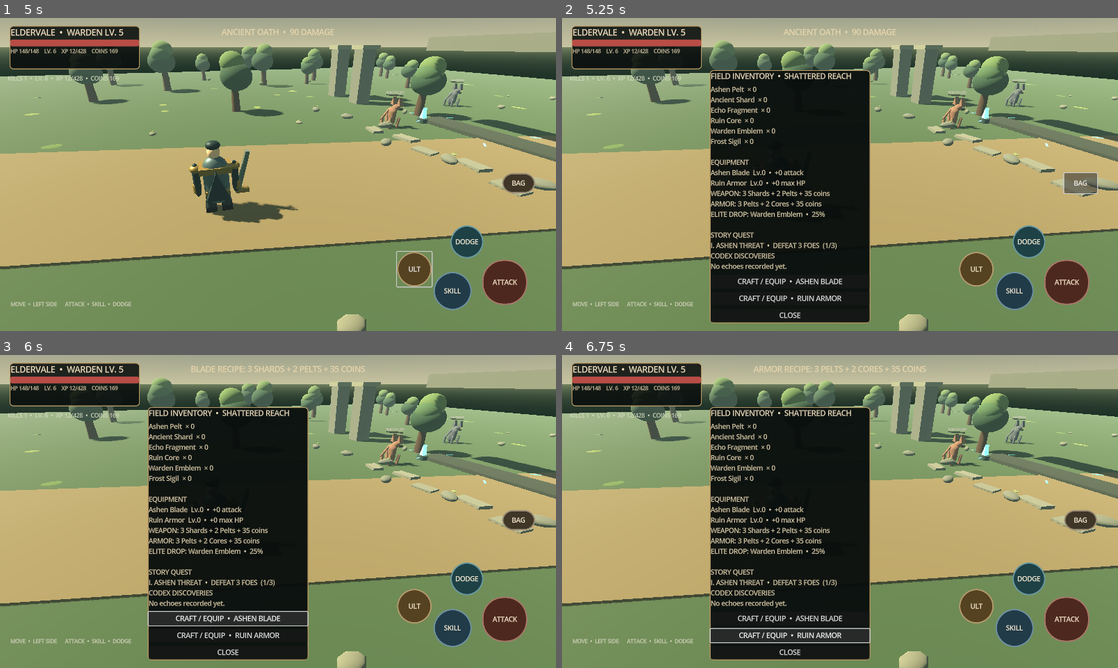
Above: before the commit, frames 1-4 (two rows, left to right).
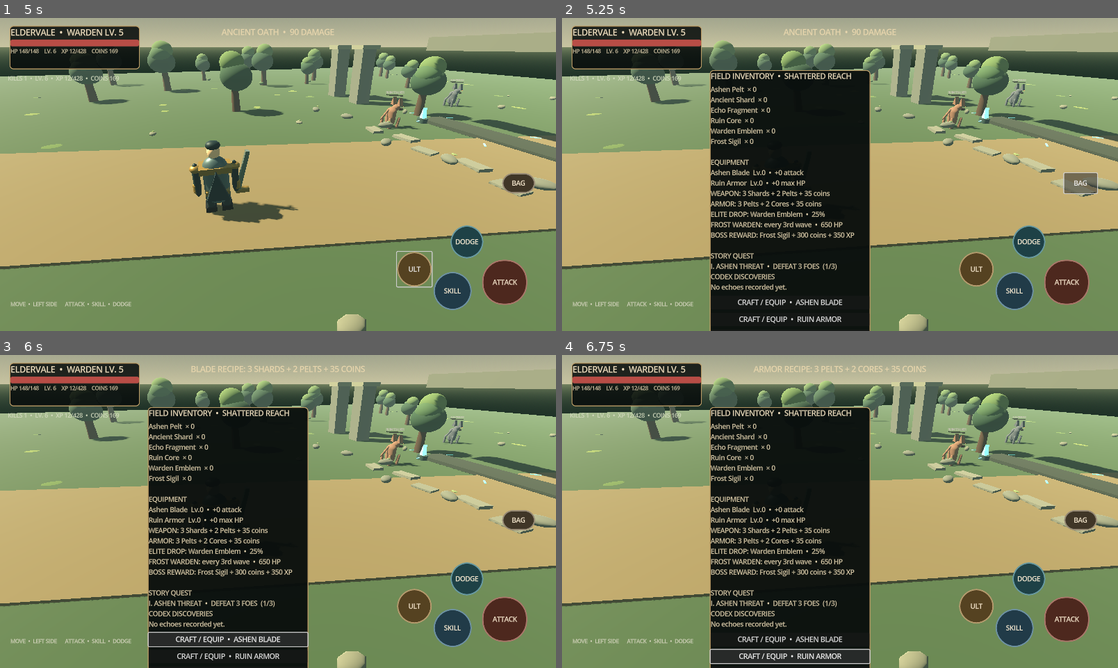
Above: after the commit, the same moments.

Repository: filesgloom-png/ELDERVALE
Game: Godot game, scene res://scenes/main_3d.tscn
Two runs of this game, one before a commit and one after it. Both use one fixed random seed, a clock stepped at 60 frames per second and the inputs below.
Inputs (mouse positions are in pixels of both pictures, inside the frame that each line leads up to):
- Up to frame 1 (5 s): click "ATTACK" at 0.5 s; click "SKILL" at 1.25 s; click "DODGE" at 2 s; click "ULT" at 2.75 s; tap Enter (ui_accept) at 3.5, 3.77 s; move the mouse to (400, 158) at 3.52 s; hold Right (ui_right) 3.53-4.25 s; tap Q at 3.6 s; click (400, 158) at 3.67 s; drag from (166, 190) to (250, 237) at 4.27 s
- Up to frame 2 (5.25 s): click "BAG" at 5 s
- Up to frame 3 (6 s): click "CRAFT / EQUIP • ASHEN BLADE" at 5.75 s
- Up to frame 4 (6.75 s): click "CRAFT / EQUIP • RUIN ARMOR" at 6.5 s

Frame 1 is identical in both runs. In frame 2, 3.0% of the frame differs, in the area x 26-56%, y 65-100%; in frame 3, 4.5%; in frame 4, 3.7%.
Error before the commit: Invalid access to property or key 'rotation' on a base object of type 'previously freed'. (res://scripts/main_3d.gd:712)
Error after the commit: Invalid access to property or key 'rotation' on a base object of type 'previously freed'. (res://scripts/main_3d.gd:742)

Commit message:
gameplay: add Frost Warden boss encounter with elite visuals, health bar and relic rewards

Diff:
--- a/scripts/main_3d.gd
+++ b/scripts/main_3d.gd
@@ -31,6 +31,7 @@
 var quest_stage_progress := 0
 var quest_completed := false
 var wave_respawn_timer := -1.0
+var wave_number := 0
 var enemies: Array[Node3D] = []
 var hp_bar: ProgressBar
 var status_label: Label
@@ -372,17 +373,26 @@
 		shoulder_runes.visible = armor_level >= 4
 
 func _build_enemies() -> void:
+	wave_number += 1
 	var positions := [Vector3(4, 0, -4), Vector3(-5, 0, -10), Vector3(8, 0, -17), Vector3(-9, 0, -20)]
+	var has_boss := wave_number % 3 == 0
+	if has_boss:
+		positions.append(Vector3(0, 0, -25))
 	for i in range(positions.size()):
 		var enemy := Node3D.new()
-		enemy.name = "AshWolf" if i < 3 else "RuinStalker"
+		enemy.name = "FrostWarden" if i == 4 else ("AshWolf" if i < 3 else "RuinStalker")
 		enemy.position = positions[i]
 		add_child(enemy)
-		var hide_mat := _mat(Color("#8b6553") if i < 3 else Color("#565c67"), 0.8)
+		var hide_color := Color("#8b6553") if i < 3 else (Color("#7edbd9") if i == 4 else Color("#565c67"))
+		var hide_mat := _mat(hide_color, 0.8, 0.18 if i == 4 else 0.0)
+		if i == 4:
+			hide_mat.emission_enabled = true
+			hide_mat.emission = Color("#3da9b9")
+			hide_mat.emission_energy_multiplier = 0.65
 		var fur := _mesh_node(enemy, CapsuleMesh.new(), hide_mat, Vector3(0, 0.72, 0), "EnemyBody")
-		fur.scale = Vector3(0.72, 0.58, 0.55)
-		var head := _mesh_node(enemy, SphereMesh.new(), hide_mat, Vector3(0, 1.25, -0.3), "EnemyHead")
-		head.scale = Vector3(0.48, 0.42, 0.52)
+		fur.scale = Vector3(1.18, 1.05, 0.92) if i == 4 else Vector3(0.72, 0.58, 0.55)
+		var head := _mesh_node(enemy, SphereMesh.new(), hide_mat, Vector3(0, 1.25 if i != 4 else 1.75, -0.3), "EnemyHead")
+		head.scale = Vector3(0.48, 0.42, 0.52) if i != 4 else Vector3(0.78, 0.7, 0.72)
 		for side in [-1.0, 1.0]:
 			var ear := _mesh_node(enemy, PrismMesh.new(), hide_mat, Vector3(side * 0.28, 1.65, -0.3), "Ear")
 			ear.scale = Vector3(0.32, 0.5, 0.25)
@@ -400,12 +410,28 @@
 		for side in [-1.0, 1.0]:
 			var claw := _mesh_node(enemy, PrismMesh.new(), _mat(Color("#c6bca7"), 0.65), Vector3(side * 0.38, 0.12, -0.42), "PawClaw")
 			claw.scale = Vector3(0.07, 0.08, 0.16)
-		var eye_mat := _mat(Color("#ffbd76"), 0.3, 0.0)
+		var eye_color := Color("#8dfaff") if i == 4 else Color("#ffbd76")
+		var eye_mat := _mat(eye_color, 0.3, 0.0)
+		if i == 4:
+			eye_mat.emission_enabled = true
+			eye_mat.emission = eye_color
+			eye_mat.emission_energy_multiplier = 1.8
 		for side in [-1.0, 1.0]:
-			var eye := _mesh_node(enemy, SphereMesh.new(), eye_mat, Vector3(side * 0.17, 1.31, -0.73), "Eye")
-			eye.scale = Vector3(0.075, 0.07, 0.05)
+			var eye := _mesh_node(enemy, SphereMesh.new(), eye_mat, Vector3(side * (0.29 if i == 4 else 0.17), 1.81 if i == 4 else 1.31, -0.86 if i == 4 else -0.73), "Eye")
+			eye.scale = Vector3(0.13, 0.1, 0.07) if i == 4 else Vector3(0.075, 0.07, 0.05)
+		if i == 4:
+			for side in [-1.0, 1.0]:
+				var horn := _mesh_node(enemy, PrismMesh.new(), _mat(Color("#e2f6ee"), 0.3, 0.2), Vector3(side * 0.48, 2.42, -0.16), "FrostHorn")
+				horn.scale = Vector3(0.32, 0.82, 0.28)
+				horn.rotation.z = -side * 0.32
+			var core_mat := _mat(Color("#b3ffff"), 0.22, 0.3)
+			core_mat.emission_enabled = true
+			core_mat.emission = Color("#67e7f2")
+			core_mat.emission_energy_multiplier = 2.2
+			var core := _mesh_node(enemy, PrismMesh.new(), core_mat, Vector3(0, 1.12, -0.68), "FrostCore")
+			core.scale = Vector3(0.32, 0.42, 0.22)
 		enemies.append(enemy)
-		enemy_health[enemy] = 75 if i < 3 else 110
+		enemy_health[enemy] = 650 if i == 4 else (75 if i < 3 else 110)
 		enemy_hit_timers[enemy] = 0.0
 		enemy_base_colors[enemy] = hide_mat.albedo_color
 		_create_enemy_health_ui(enemy)
@@ -423,7 +449,11 @@
 	fill.cast_shadow = GeometryInstance3D.SHADOW_CASTING_SETTING_OFF
 	var name_tag := Label3D.new()
 	name_tag.name = "EnemyName"
-	name_tag.text = "ASH WOLF" if enemy.name == "AshWolf" else "RUIN STALKER"
+	name_tag.text = "FROST WARDEN  •  ELITE" if enemy.name == "FrostWarden" else ("ASH WOLF" if enemy.name == "AshWolf" else "RUIN STALKER")
+	if enemy.name == "FrostWarden":
+		name_tag.modulate = Color("#9af5ff")
+		name_tag.font_size = 34
+		root.scale = Vector3(1.35, 1.35, 1.35)
 	name_tag.position = Vector3(0.0, 0.17, 0.0)
 	name_tag.font_size = 28
 	name_tag.pixel_size = 0.006
@@ -442,7 +472,7 @@
 	var material := display.get("material") as StandardMaterial3D
 	if fill == null or material == null:
 		return
-	var max_hp := 110.0 if enemy.name == "RuinStalker" else 75.0
+	var max_hp := 650.0 if enemy.name == "FrostWarden" else (110.0 if enemy.name == "RuinStalker" else 75.0)
 	var ratio := clampf(float(enemy_health.get(enemy, max_hp)) / max_hp, 0.0, 1.0)
 	fill.scale.x = ratio
 	fill.position.x = -0.03 - 0.47 * (1.0 - ratio)
@@ -1015,7 +1045,15 @@
 	var rng := RandomNumberGenerator.new()
 	rng.randomize()
 	var gained: Array[String] = []
-	if enemy.name == "AshWolf":
+	if enemy.name == "FrostWarden":
+		inventory["Warden Emblem"] = int(inventory.get("Warden Emblem", 0)) + 2
+		inventory["Frost Sigil"] = int(inventory.get("Frost Sigil", 0)) + 1
+		inventory["Echo Fragment"] = int(inventory.get("Echo Fragment", 0)) + 4
+		inventory["Ruin Core"] = int(inventory.get("Ruin Core", 0)) + 3
+		gained.append_array(["Warden Emblem", "Frost Sigil", "Echo Fragment ×4", "Ruin Core ×3"])
+		coins += 300
+		_gain_xp(350)
+	elif enemy.name == "AshWolf":
 		if rng.randf() <= 0.48:
 			inventory["Ashen Pelt"] = int(inventory.get("Ashen Pelt", 0)) + 1
 			gained.append("Ashen Pelt")
@@ -1072,6 +1110,8 @@
 		lines.append("WEAPON: 3 Shards + 2 Pelts + 35 coins")
 		lines.append("ARMOR: 3 Pelts + 2 Cores + 35 coins")
 		lines.append("ELITE DROP: Warden Emblem  •  25%")
+		lines.append("FROST WARDEN: every 3rd wave  •  650 HP")
+		lines.append("BOSS REWARD: Frost Sigil + 300 coins + 350 XP")
 		lines.append("")
 		lines.append("STORY QUEST")
 		lines.append(_quest_description())
